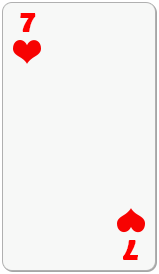
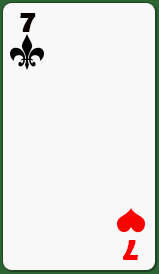
Layer changes from the first (159, 274) image to the second:
added layer "Shape 2" in group "TOPLEFT" over [10, 34, 44, 70]
added layer "7 copy" in group "TOPLEFT" over [20, 13, 36, 32]
hid "7" (2nd of 2, in "TOPLEFT") over [20, 13, 36, 32]
hid "Shape 1" (2nd of 2, in "TOPLEFT") over [13, 40, 41, 64]
added layer "Color Fill 1" over [0, 0, 159, 274]
